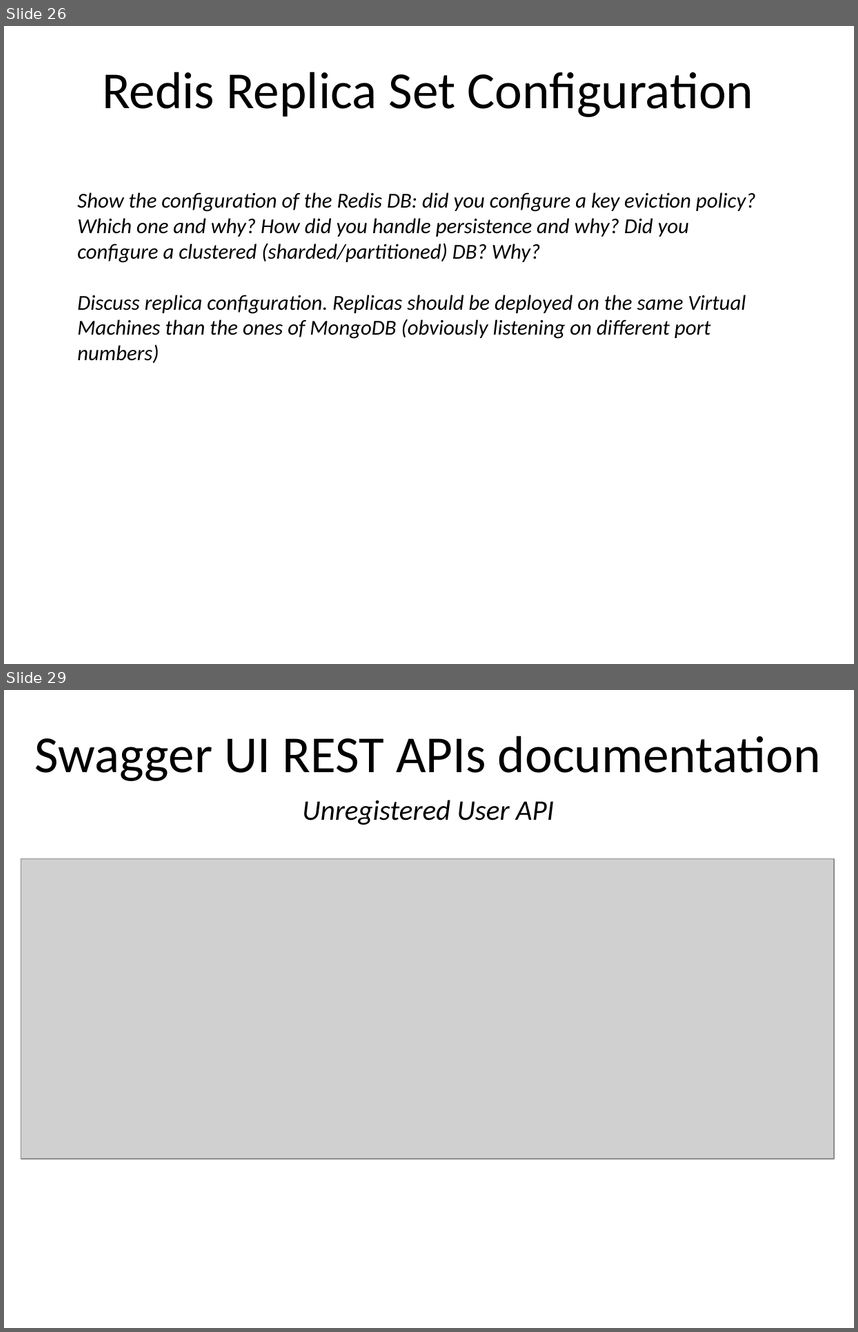
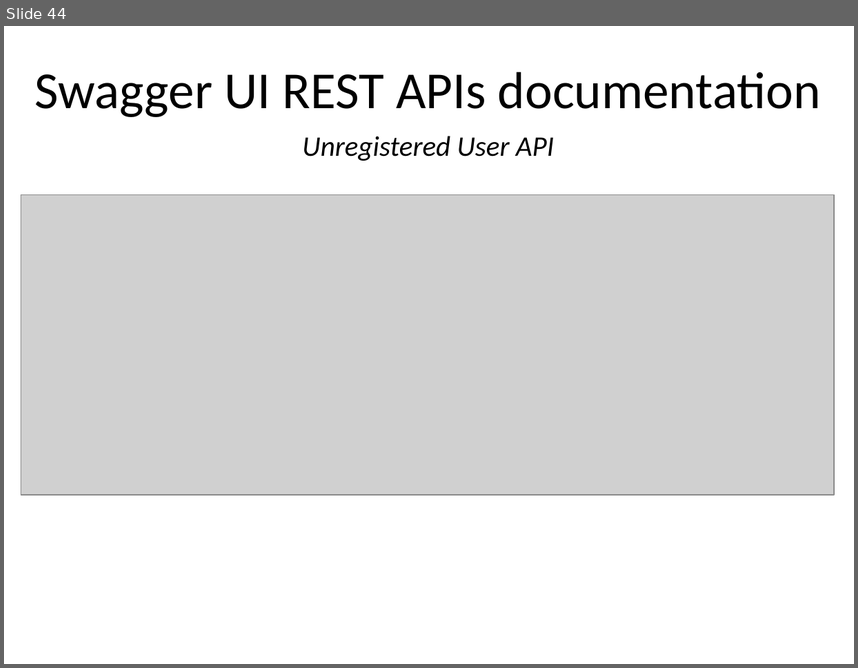
Before and after one commit to Arzazrel/Project_LSMSDB_25, a slide deck: documentation/Project_Presentation_MyFuture_Diana.pptx. Shown one above the other, each under a label of ours: slides 26 and 29 before the commit, slide 44 after it; the slides between them are not shown. The pictures are 858x1332 and 858x668 pixels, drawn with LibreOffice and Linux fonts; fonts in the diff are those of the drawing; grey boxes stand for pictures; background and template pictures are left out. Boxes give left, top, right and bottom in pixels: in the first picture for what was removed or moved away, otherwise in the second. Text is boxed around its words. In the diff, an @@ line names an element or a change of style, - is before the commit and + after.

```diff
--- a/documentation/Project_Presentation_MyFuture_Diana.pptx
+++ b/documentation/Project_Presentation_MyFuture_Diana.pptx
@@ slide 26 removed at (4,26,854,664), background #FFFFFF @@
@@ title removed at (102,72,754,117) @@
-Redis Replica Set Configuration
@@ text removed at (77,192,756,363) @@
-Show the configuration of the Redis DB: did you configure a key eviction policy? Which one and why? How did you handle persistence and why? Did you configure a clustered (sharded/partitioned) DB? Why?
-Discuss replica configuration. Replicas should be deployed on the same Virtual Machines than the ones of MongoDB (obviously listening on different port numbers)
@@ what was slide 29 is now slide 44 @@
```
Also in this commit, not shown: 7 slides changed, 37 slides added, 18 other slides removed, 2 other files.
